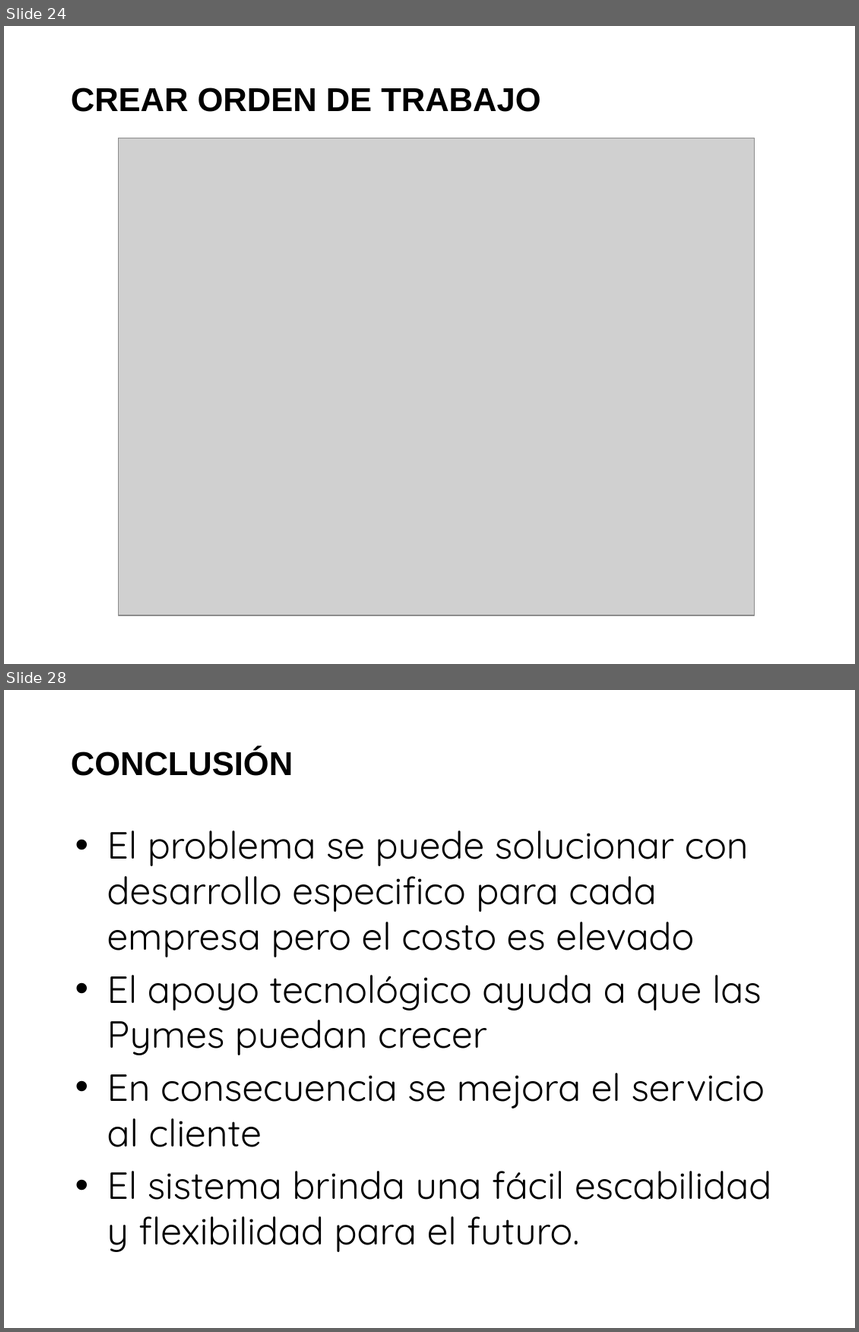
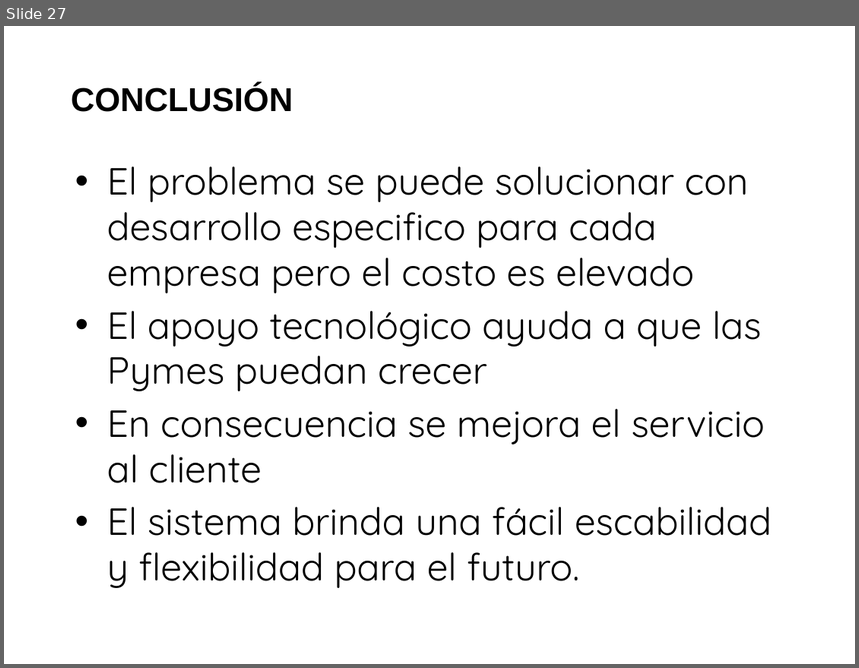
Before and after one commit to saburto/sigset, a slide deck: sigset/documentos/Documentos finales/Presentacion.pptx. Shown one above the other, each under a label of ours: slides 24 and 28 before the commit, slide 27 after it; the slides between them are not shown. The pictures are 859x1332 and 859x668 pixels, drawn with LibreOffice and Linux fonts; fonts in the diff are those of the drawing; grey boxes stand for pictures; background and template pictures are left out. Boxes give left, top, right and bottom in pixels: in the first picture for what was removed or moved away, otherwise in the second. Text is boxed around its words. In the diff, an @@ line names an element or a change of style, - is before the commit and + after.

```diff
--- a/sigset/documentos/Documentos finales/Presentacion.pptx
+++ b/sigset/documentos/Documentos finales/Presentacion.pptx
@@ slide 24 removed at [4,26,855,664], background picture (left out) @@
@@ text removed at [71,88,541,112] @@
-CREAR ORDEN DE TRABAJO
@@ picture removed at [118,138,755,616] @@
@@ what was slide 28 is now slide 27 @@
```
Also in this commit, not shown: 4 slides changed, 2 slides added, 2 other slides removed.
